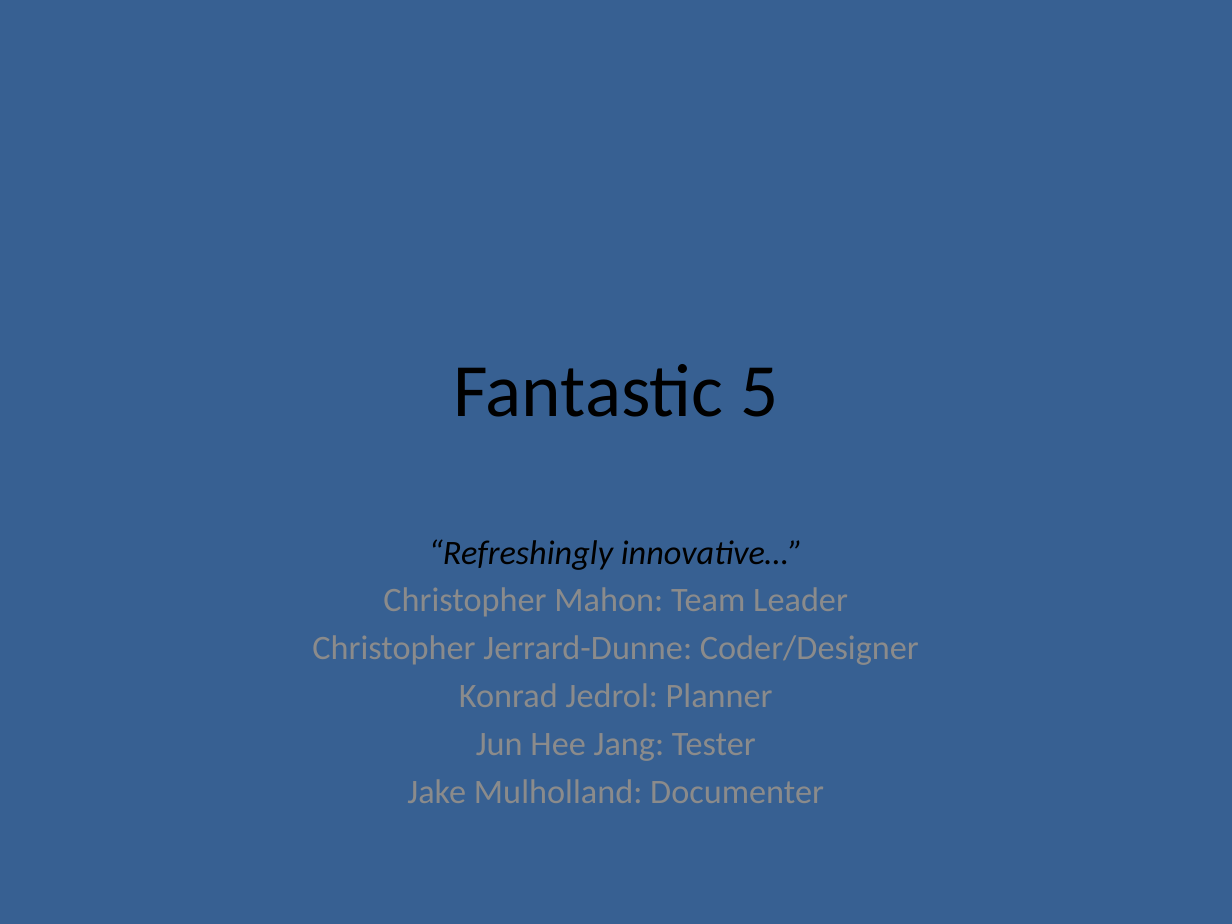
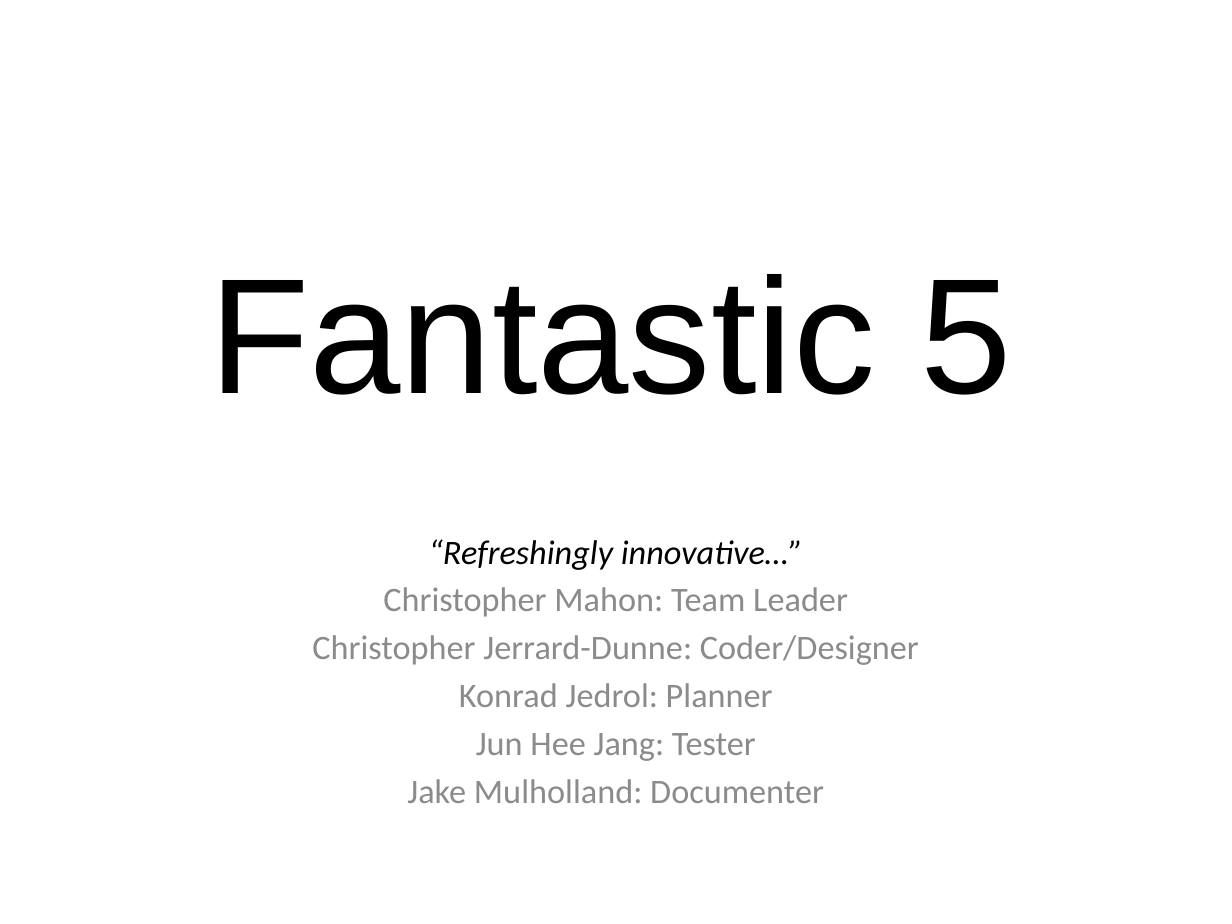
Before and after one commit to Chris-Mahon/BattlezoneRedux, a slide deck: slide 1 of Documentation/Presentations/Presentation - Methodologies.pptx. Drawn at 1232x924 pixels with LibreOffice and Linux fonts; fonts in the diff are those of the drawing; background and template pictures are left out. Boxes give left, top, right and bottom in pixels: in the first picture for what was removed or moved away, otherwise in the second. Text is boxed around its words. In the diff, an @@ line names an element or a change of style, - is before the commit and + after.

```diff
--- a/Documentation/Presentations/Presentation - Methodologies.pptx
+++ b/Documentation/Presentations/Presentation - Methodologies.pptx
@@ background #376092 to picture (left out) @@
@@ title "Fantastic 5": place and size @@
-title "Fantastic 5" at <box>453,364,778,417</box>
+title "Fantastic 5" at <box>209,274,1012,395</box>
@@ title "Fantastic 5" at <box>209,274,1012,395</box>: size 44 to 96 pt, font Calibri to Arial @@
```
Also in this commit, not shown: 9 other slides changed, 9 other files.
